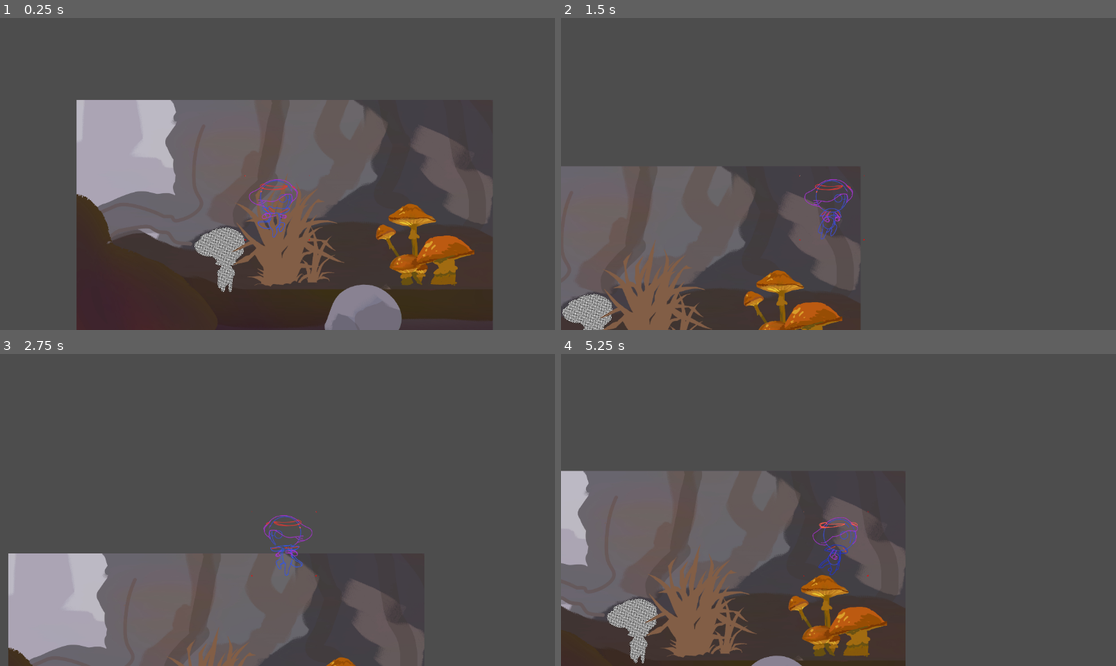
Above: before the commit, frames 1-4 (two rows, left to right).
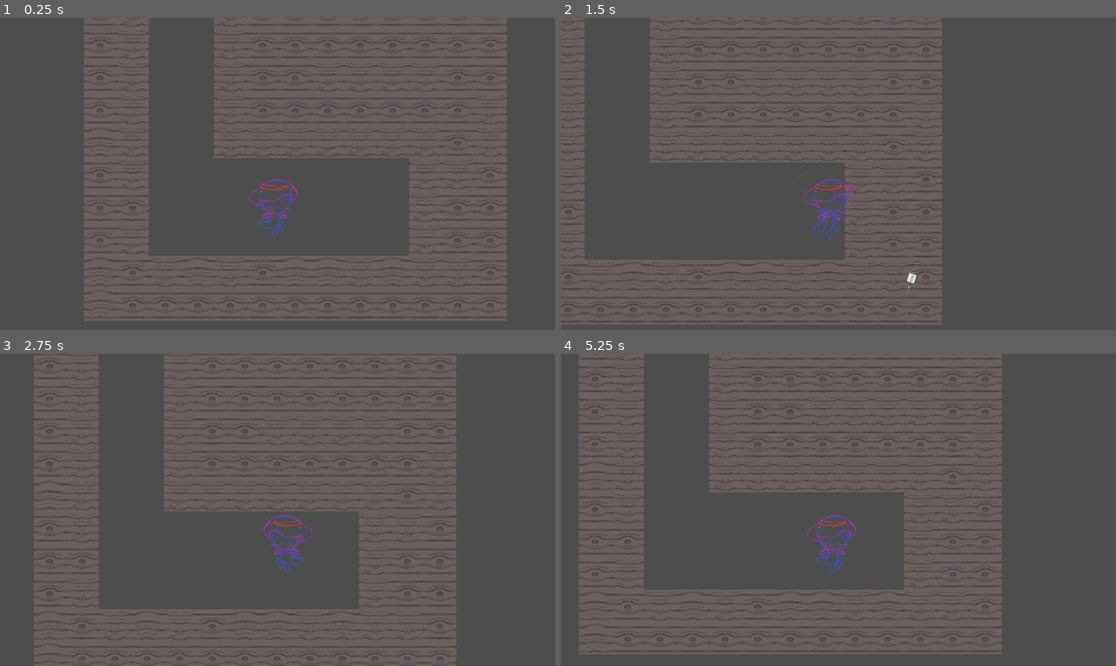
Above: after the commit, the same moments.

Repository: RodrigoCCG/Spore-Medley
Game: Godot game, scene res://Environments/MainScene.tscn
The game is run twice, just before and just after one commit, with the same random seed, the same clock (stepped at 60 frames per second) and the same inputs.
Inputs:
- Up to frame 1 (0.25 s): no input
- Up to frame 2 (1.5 s): tap Enter (ui_accept) at 0.5 s; hold Right (ui_right) from 0.53 s (still down); tap X (dash, bound only after the commit) at 0.6 s; tap Space (jump, bound only after the commit) at 0.77, 1.07 s; tap C (shoot, bound only after the commit) at 0.8, 1.35 s
- Up to frame 3 (2.75 s): tap Space (jump, bound only after the commit) at 1.52, 1.82, 2.3 s; tap Z at 1.55 s; release Right (ui_right) at 2.03 s; hold Left (ui_left) from 2.03 s (still down); hold Z from 2.03 s (still down)
- Up to frame 4 (5.25 s): release Left (ui_left) at 2.78 s; release Z at 2.78 s; hold Right (ui_right) 2.78-4.28 s; tap Space (jump, bound only after the commit) at 2.85, 3.02, 3.32, 3.77, 4.07, 4.52, 4.82 s; tap X (dash, bound only after the commit) at 3.05, 3.6 s; tap C (shoot, bound only after the commit) at 3.8, 4.35 s; hold Left (ui_left) 4.28-5.03 s; tap Z at 4.55 s; hold Right (ui_right) from 5.03 s (still down); hold Z from 5.03 s (still down)

The runs differ from the first frame. In frame 1, 53% of the frame differs, in the area x 13-92%, y 0-100%; in frame 2, 37%; in frame 3, 40%; in frame 4, 45%.

Commit message:
Wall jump overhaul, Hook Shot base

Diff:
--- a/Assets/Baby/Baby.tscn
+++ b/Assets/Baby/Baby.tscn
@@ -1,8 +1,9 @@
-[gd_scene load_steps=19 format=3 uid="uid://ic47q518di3d"]
+[gd_scene load_steps=20 format=3 uid="uid://ic47q518di3d"]
 
 [ext_resource type="Script" path="res://Assets/Baby/Scripts/BabyControl.gd" id="1_boxct"]
 [ext_resource type="Texture2D" uid="uid://qg37edwkkd77" path="res://Assets/Baby/Sprite_sheet_baby_sketches_1_standing_walking_jumping_falling_fixed.png" id="2_3jmi5"]
 [ext_resource type="Script" path="res://Assets/Camera/CameraScript.gd" id="3_04pkc"]
+[ext_resource type="PackedScene" uid="uid://ddiprpecqaag6" path="res://Assets/Baby/hook.tscn" id="4_f8wxv"]
 
 [sub_resource type="AtlasTexture" id="AtlasTexture_1wlxl"]
 atlas = ExtResource("2_3jmi5")
@@ -147,3 +148,6 @@
 [node name="Camera2D" type="Camera2D" parent="."]
 zoom = Vector2(0.45, 0.45)
 script = ExtResource("3_04pkc")
+
+[node name="Hook" parent="." instance=ExtResource("4_f8wxv")]
+position = Vector2(40, 45)
--- a/Assets/Baby/Scripts/BabyControl.gd
+++ b/Assets/Baby/Scripts/BabyControl.gd
@@ -17,7 +17,7 @@
 const DASH_DURATION = 0.5
 const DASH_COOLDOWN = 0.5
 var DASHING = false
-var WALLGRAB = false
+var WALL_JUMP = false
 # Called when the node enters the scene tree for the first time.
 func _ready():
 	pass # Replace with function body.
@@ -28,20 +28,13 @@
 	pass
 
 func _physics_process(delta):
-	#Jump Controls
-	if not is_on_floor():
-		velocity.y += gravity_mod * gravity * delta
-	if (Input.is_key_pressed(KEY_SPACE) or Input.is_key_pressed(KEY_Z)) and is_on_floor():
-		velocity.y += JUMP_SPEED
-	if is_on_wall() and !is_on_floor():
-		player_walljump(delta)
 	#Movement Controls
 	var direction = Input.get_axis("ui_left","ui_right")
+	if velocity.x < 0:
+		LAST_DIRECTION = -1
+	elif velocity.x > 0:
+		LAST_DIRECTION = 1
 	if direction and !DASHING:
-		if direction < 0:
-			LAST_DIRECTION = -1
-		elif direction > 0:
-			LAST_DIRECTION = 1
 		if direction * velocity.x < HORIZONTAL_SPEED_CAP:
 			if velocity.x * direction < 0:
 				velocity.x = 10 * direction * -1
@@ -51,59 +44,61 @@
 		elif !DASHING:
 			if is_on_floor() :velocity.x *= (1-DECCELETATION)
 			else :velocity.x *= (1-AIR_DECCELETATION)
+	#Jump Controls
+	if !is_on_floor():
+		if Input.is_action_just_pressed("jump") and is_on_wall() and direction * LAST_DIRECTION > 0 :
+			player_walljump()
+		else:
+			velocity.y += gravity_mod * gravity * delta
+	if Input.is_action_pressed("jump") and is_on_floor():
+		velocity.y += JUMP_SPEED
 	#Dash
-	if DASH_READY and Input.is_key_pressed(KEY_X):
-		player_dash(LAST_DIRECTION, delta)
-
+	if DASH_READY and Input.is_action_just_pressed("dash"):
+		player_dash(LAST_DIRECTION)
+	if Input.is_action_just_pressed("shoot"):
+		$Hook.shoot(get_viewport().size * 0.5)
 	move_and_slide()
 	handle_animation()
 
 
-func player_dash(direction, delta):
+func player_dash(direction):
 	#Set Speed and Gravity to Dashing Motion
+	DASH_READY = false
+	DASHING = true
 	velocity.x = DASH_SPEED * direction
 	velocity.y = 0
-	DASHING = true
 	var old_gravity = gravity_mod
 	gravity_mod = 0
-	DASH_READY = false
 	#Dash Duration
 	await get_tree().create_timer(DASH_DURATION).timeout
 	gravity_mod = old_gravity
 	velocity.x = HORIZONTAL_SPEED_CAP * LAST_DIRECTION
-	DASHING = false
 	#Dash Cooldown
 	await get_tree().create_timer(DASH_COOLDOWN).timeout
 	while !is_on_floor():
-		await get_tree().create_timer(delta).timeout
+		await get_tree().create_timer(1.0/60.0).timeout
+	DASHING = false
 	DASH_READY = true
 
-func player_walljump(delta):
-	if WALLGRAB: return
-	else: WALLGRAB = true
-	if (Input.is_key_pressed(KEY_SPACE) or Input.is_key_pressed(KEY_Z)):
-		WALLGRAB = false
-		return
-	while is_on_wall() and !is_on_floor():
-		await get_tree().create_timer(delta).timeout
-		if (Input.is_key_pressed(KEY_SPACE) or Input.is_key_pressed(KEY_Z)):
-			velocity.y = JUMP_SPEED
-			LAST_DIRECTION *= -1
-			velocity.x = HORIZONTAL_SPEED_CAP * LAST_DIRECTION
-			DASHING = true
-			await get_tree().create_timer(0.05).timeout
-			if is_on_wall() or is_on_floor():
-				DASHING = false
-			else:
-				await get_tree().create_timer(0.45).timeout
+func player_walljump():
+	velocity.y = JUMP_SPEED
+	velocity.x = HORIZONTAL_SPEED_CAP * -LAST_DIRECTION
+	DASHING = true
+	await get_tree().create_timer(0.05).timeout
+	while velocity.y < 0:
+		if is_on_wall():
+			break
+		if is_on_floor():
 			DASHING = false
-	WALLGRAB = false
+		await get_tree().create_timer(1.0/60.0).timeout
+	DASHING = false
 
 func handle_animation():
-	if LAST_DIRECTION < 0:
+	if velocity.x < 0:
 		animationbeta.flip_h = true
-	elif LAST_DIRECTION > 0:
+	elif velocity.x > 0:
 		animationbeta.flip_h = false
+	else : animationbeta.flip_h = LAST_DIRECTION < 0
 
 	if velocity.x != 0 and is_on_floor():
 		animationbeta.play("Walk")
--- /dev/null
+++ b/Assets/Baby/Scripts/hook.gd
@@ -0,0 +1,57 @@
+"""
+This script controls the chain.
+Based on Hook Demo by OptionalDev
+Git: https://gitlab.com/godotdemos/hook-demo
+"""
+extends Node2D
+
+var links
+var tip_body		# A slightly easier reference to the links
+var direction := Vector2(0,0)	# The direction in which the chain was shot
+var tip := Vector2(0,0)			# The global position the tip should be in
+								# We use an extra var for this, because the chain is
+								# connected to the player and thus all .position
+								# properties would get messed with when the player
+								# moves.
+
+const SPEED = 50	# The speed with which the chain moves
+
+var flying = false	# Whether the chain is moving through the air
+var hooked = false	# Whether the chain has connected to a wall
+
+func _ready():
+	links = $Links
+	tip_body = $Tip
+
+# shoot() shoots the chain in a given direction
+func shoot(dir: Vector2) -> void:
+	direction = dir.normalized()	# Normalize the direction and save it
+	flying = true					# Keep track of our current scan
+	tip = self.global_position		# reset the tip position to the player's position
+
+# release() the chain
+func release() -> void:
+	flying = false	# Not flying anymore
+	hooked = false	# Not attached anymore
+
+# Every graphics frame we update the visuals
+func _process(_delta: float) -> void:
+	self.visible = flying or hooked	# Only visible if flying or attached to something
+	if not self.visible:
+		return	# Not visible -> nothing to draw
+	var tip_loc = to_local(tip)	# Easier to work in local coordinates
+	# We rotate the links (= chain) and the tip to fit on the line between self.position (= origin = player.position) and the tip
+	links.rotation = self.position.angle_to_point(tip_loc) - deg_to_rad(90)
+	tip_body.rotation = self.position.angle_to_point(tip_loc) - deg_to_rad(90)
+	links.position = tip_loc						# The links are moved to start at the tip
+	links.region_rect.size.y = tip_loc.length()		# and get extended for the distance between (0,0) and the tip
+
+# Every physics frame we update the tip position
+func _physics_process(_delta: float) -> void:
+	tip_body.global_position = tip	# The player might have moved and thus updated the position of the tip -> reset it
+	if flying:
+		# `if move_and_collide()` always moves, but returns true if we did collide
+		if tip_body.move_and_collide(direction * SPEED):
+			hooked = true	# Got something!
+			flying = false	# Not flying anymore
+	tip = tip_body.global_position	# set `tip` as starting position for next frame
--- /dev/null
+++ b/Assets/Baby/hook.tscn
@@ -0,0 +1,32 @@
+[gd_scene load_steps=5 format=3 uid="uid://ddiprpecqaag6"]
+
+[ext_resource type="Texture2D" uid="uid://6we3adimqjhg" path="res://Placeholders/dot.png" id="1_gec0g"]
+[ext_resource type="Script" path="res://Assets/Baby/Scripts/hook.gd" id="1_t0b5j"]
+[ext_resource type="Texture2D" uid="uid://cft0dn4wa3tle" path="res://Placeholders/d2nfoao-3cee40fa-1d85-4019-9c83-8aed5ca7911c.png" id="3_2135y"]
+
+[sub_resource type="CapsuleShape2D" id="CapsuleShape2D_csxq2"]
+radius = 13.0
+height = 40.0
+
+[node name="Hook" type="Node2D"]
+script = ExtResource("1_t0b5j")
+
+[node name="Tip" type="CharacterBody2D" parent="."]
+collision_layer = 4
+collision_mask = 4
+
+[node name="CollisionShape2D" type="CollisionShape2D" parent="Tip"]
+shape = SubResource("CapsuleShape2D_csxq2")
+
+[node name="Sprite2D" type="Sprite2D" parent="Tip"]
+position = Vector2(0, -9.53674e-07)
+scale = Vector2(4, 4)
+texture = ExtResource("1_gec0g")
+
+[node name="Links" type="Sprite2D" parent="."]
+position = Vector2(0, 109.55)
+rotation = 1.5708
+scale = Vector2(0.045, 0.1)
+texture = ExtResource("3_2135y")
+region_enabled = true
+region_rect = Rect2(154.08, 50, 4000, 360)
--- a/Environments/MainScene.tscn
+++ b/Environments/MainScene.tscn
@@ -1,55 +1,11 @@
-[gd_scene load_steps=6 format=3 uid="uid://c0xev1s6rcq4r"]
+[gd_scene load_steps=3 format=3 uid="uid://c0xev1s6rcq4r"]
 
-[ext_resource type="Texture2D" uid="uid://djatkiqqvm4ja" path="res://Placeholders/concept_art_enviro_and_size_comparison.jpg" id="1_4tv1x"]
-[ext_resource type="PackedScene" uid="uid://ic47q518di3d" path="res://Assets/Baby/Baby.tscn" id="2_verq7"]
+[ext_resource type="PackedScene" uid="uid://doyka7qfid77e" path="res://Leveldesign/Stages/Stage_1.tscn" id="1_nnmrh"]
 
 [sub_resource type="CanvasItemMaterial" id="CanvasItemMaterial_s4pco"]
-
-[sub_resource type="RectangleShape2D" id="RectangleShape2D_ir0rl"]
-size = Vector2(1909, 199.5)
-
-[sub_resource type="RectangleShape2D" id="RectangleShape2D_81607"]
-size = Vector2(129, 1071.5)
 
 [node name="MainScene" type="Node2D"]
 material = SubResource("CanvasItemMaterial_s4pco")
 position = Vector2(0, -1)
 
-[node name="CanvasLayer" type="CanvasLayer" parent="."]
-
-[node name="StaticBody2D" type="StaticBody2D" parent="."]
-
-[node name="ConceptArtEnviroAndSizeComparison" type="Sprite2D" parent="StaticBody2D"]
-z_index = -1
-position = Vector2(-3, -1)
-texture = ExtResource("1_4tv1x")
-
-[node name="CollisionShape2D" type="CollisionShape2D" parent="StaticBody2D"]
-position = Vector2(-2.5, 434.75)
-shape = SubResource("RectangleShape2D_ir0rl")
-
-[node name="CollisionShape2D2" type="CollisionShape2D" parent="StaticBody2D"]
-position = Vector2(-1018, -1)
-shape = SubResource("RectangleShape2D_81607")
-
-[node name="CollisionShape2D3" type="CollisionShape2D" parent="StaticBody2D"]
-position = Vector2(1017, -1)
-shape = SubResource("RectangleShape2D_81607")
-
-[node name="CharacterBody2D" parent="." instance=ExtResource("2_verq7")]
-self_modulate = Color(1, 0.231373, 1, 1)
-position = Vector2(-37, 52)
-
-[node name="StaticBody2D2" type="StaticBody2D" parent="."]
-
-[node name="CollisionPolygon2D" type="CollisionPolygon2D" parent="StaticBody2D2"]
-position = Vector2(-56, 78)
-scale = Vector2(1.33984, 1.33546)
-polygon = PackedVector2Array(471, -105, 394, -56, 554, -58)
-one_way_collision = true
-
-[node name="StaticBody2D3" type="StaticBody2D" parent="."]
-
-[node name="CollisionPolygon2D" type="CollisionPolygon2D" parent="StaticBody2D3"]
-polygon = PackedVector2Array(603, 205, 656, 101, 775, 84, 866, 155)
-one_way_collision = true
+[node name="Stage1" parent="." instance=ExtResource("1_nnmrh")]
--- a/Leveldesign/Stages/Stage_1.tscn
+++ b/Leveldesign/Stages/Stage_1.tscn
@@ -32,7 +32,7 @@
 terrain_set_0/mode = 0
 sources/0 = SubResource("TileSetAtlasSource_w1ydt")
 
-[node name="Node2D" type="Node2D"]
+[node name="Stage1" type="Node2D"]
 
 [node name="TileMap" type="TileMap" parent="."]
 tile_set = SubResource("TileSet_d6ak0")
--- a/project.godot
+++ b/project.godot
@@ -14,3 +14,57 @@
 run/main_scene="res://Environments/MainScene.tscn"
 config/features=PackedStringArray("4.2", "Forward Plus")
 config/icon="res://icon.svg"
+
+[input]
+
+left={
+"deadzone": 0.5,
+"events": [Object(InputEventKey,"resource_local_to_scene":false,"resource_name":"","device":-1,"window_id":0,"alt_pressed":false,"shift_pressed":false,"ctrl_pressed":false,"meta_pressed":false,"pressed":false,"keycode":0,"physical_keycode":65,"key_label":0,"unicode":97,"echo":false,"script":null)
+, Object(InputEventKey,"resource_local_to_scene":false,"resource_name":"","device":-1,"window_id":0,"alt_pressed":false,"shift_pressed":false,"ctrl_pressed":false,"meta_pressed":false,"pressed":false,"keycode":0,"physical_keycode":4194319,"key_label":0,"unicode":0,"echo":false,"script":null)
+]
+}
+right={
+"deadzone": 0.5,
+"events": [Object(InputEventKey,"resource_local_to_scene":false,"resource_name":"","device":-1,"window_id":0,"alt_pressed":false,"shift_pressed":false,"ctrl_pressed":false,"meta_pressed":false,"pressed":false,"keycode":0,"physical_keycode":68,"key_label":0,"unicode":100,"echo":false,"script":null)
+, Object(InputEventKey,"resource_local_to_scene":false,"resource_name":"","device":-1,"window_id":0,"alt_pressed":false,"shift_pressed":false,"ctrl_pressed":false,"meta_pressed":false,"pressed":false,"keycode":0,"physical_keycode":4194321,"key_label":0,"unicode":0,"echo":false,"script":null)
+]
+}
+up={
+"deadzone": 0.5,
+"events": [Object(InputEventKey,"resource_local_to_scene":false,"resource_name":"","device":-1,"window_id":0,"alt_pressed":false,"shift_pressed":false,"ctrl_pressed":false,"meta_pressed":false,"pressed":false,"keycode":0,"physical_keycode":87,"key_label":0,"unicode":119,"echo":false,"script":null)
+, Object(InputEventKey,"resource_local_to_scene":false,"resource_name":"","device":-1,"window_id":0,"alt_pressed":false,"shift_pressed":false,"ctrl_pressed":false,"meta_pressed":false,"pressed":false,"keycode":0,"physical_keycode":4194320,"key_label":0,"unicode":0,"echo":false,"script":null)
+]
+}
+down={
+"deadzone": 0.5,
+"events": [Object(InputEventKey,"resource_local_to_scene":false,"resource_name":"","device":-1,"window_id":0,"alt_pressed":false,"shift_pressed":false,"ctrl_pressed":false,"meta_pressed":false,"pressed":false,"keycode":0,"physical_keycode":83,"key_label":0,"unicode":115,"echo":false,"script":null)
+, Object(InputEventKey,"resource_local_to_scene":false,"resource_name":"","device":-1,"window_id":0,"alt_pressed":false,"shift_pressed":false,"ctrl_pressed":false,"meta_pressed":false,"pressed":false,"keycode":0,"physical_keycode":4194322,"key_label":0,"unicode":0,"echo":false,"script":null)
+]
+}
+jump={
+"deadzone": 0.5,
+"events": [Object(InputEventKey,"resource_local_to_scene":false,"resource_name":"","device":-1,"window_id":0,"alt_pressed":false,"shift_pressed":false,"ctrl_pressed":false,"meta_pressed":false,"pressed":false,"keycode":0,"physical_keycode":32,"key_label":0,"unicode":32,"echo":false,"script":null)
+, Object(InputEventKey,"resource_local_to_scene":false,"resource_name":"","device":-1,"window_id":0,"alt_pressed":false,"shift_pressed":false,"ctrl_pressed":false,"meta_pressed":false,"pressed":false,"keycode":0,"physical_keycode":90,"key_label":0,"unicode":122,"echo":false,"script":null)
+, Object(InputEventKey,"resource_local_to_scene":false,"resource_name":"","device":-1,"window_id":0,"alt_pressed":false,"shift_pressed":false,"ctrl_pressed":false,"meta_pressed":false,"pressed":false,"keycode":0,"physical_keycode":74,"key_label":0,"unicode":106,"echo":false,"script":null)
+]
+}
+shoot={
+"deadzone": 0.5,
+"events": [Object(InputEventKey,"resource_local_to_scene":false,"resource_name":"","device":-1,"window_id":0,"alt_pressed":false,"shift_pressed":false,"ctrl_pressed":false,"meta_pressed":false,"pressed":false,"keycode":0,"physical_keycode":67,"key_label":0,"unicode":99,"echo":false,"script":null)
+, Object(InputEventKey,"resource_local_to_scene":false,"resource_name":"","device":-1,"window_id":0,"alt_pressed":false,"shift_pressed":false,"ctrl_pressed":false,"meta_pressed":false,"pressed":false,"keycode":76,"physical_keycode":76,"key_label":76,"unicode":108,"echo":false,"script":null)
+, Object(InputEventMouseButton,"resource_local_to_scene":false,"resource_name":"","device":-1,"window_id":0,"alt_pressed":false,"shift_pressed":false,"ctrl_pressed":false,"meta_pressed":false,"button_mask":0,"position":Vector2(0, 0),"global_position":Vector2(0, 0),"factor":1.0,"button_index":2,"canceled":false,"pressed":false,"double_click":false,"script":null)
+]
+}
+dash={
+"deadzone": 0.5,
+"events": [Object(InputEventKey,"resource_local_to_scene":false,"resource_name":"","device":-1,"window_id":0,"alt_pressed":false,"shift_pressed":false,"ctrl_pressed":false,"meta_pressed":false,"pressed":false,"keycode":0,"physical_keycode":88,"key_label":0,"unicode":120,"echo":false,"script":null)
+, Object(InputEventKey,"resource_local_to_scene":false,"resource_name":"","device":-1,"window_id":0,"alt_pressed":false,"shift_pressed":false,"ctrl_pressed":false,"meta_pressed":false,"pressed":false,"keycode":0,"physical_keycode":75,"key_label":0,"unicode":107,"echo":false,"script":null)
+, Object(InputEventMouseButton,"resource_local_to_scene":false,"resource_name":"","device":-1,"window_id":0,"alt_pressed":false,"shift_pressed":false,"ctrl_pressed":false,"meta_pressed":false,"button_mask":0,"position":Vector2(0, 0),"global_position":Vector2(0, 0),"factor":1.0,"button_index":1,"canceled":false,"pressed":false,"double_click":false,"script":null)
+]
+}
+
+[layer_names]
+
+2d_render/layer_1="Ground"
+2d_render/layer_2="Player"
+2d_render/layer_3="Hook"
--- /dev/null
+++ b/test_scene.tscn
@@ -0,0 +1,51 @@
+[gd_scene load_steps=5 format=3 uid="uid://cyxut3ucu3c04"]
+
+[ext_resource type="Texture2D" uid="uid://djatkiqqvm4ja" path="res://Placeholders/concept_art_enviro_and_size_comparison.jpg" id="1_cgcy0"]
+[ext_resource type="PackedScene" uid="uid://ic47q518di3d" path="res://Assets/Baby/Baby.tscn" id="2_4xbi0"]
+
+[sub_resource type="RectangleShape2D" id="RectangleShape2D_hfxy5"]
+size = Vector2(1909, 199.5)
+
+[sub_resource type="RectangleShape2D" id="RectangleShape2D_g0r03"]
+size = Vector2(129, 1071.5)
+
+[node name="Test_Scene" type="Node2D"]
+
+[node name="CanvasLayer" type="CanvasLayer" parent="."]
+
+[node name="StaticBody2D" type="StaticBody2D" parent="."]
+
+[node name="ConceptArtEnviroAndSizeComparison" type="Sprite2D" parent="StaticBody2D"]
+z_index = -1
+position = Vector2(-3, -1)
+texture = ExtResource("1_cgcy0")
+
+[node name="CollisionShape2D" type="CollisionShape2D" parent="StaticBody2D"]
+position = Vector2(-2.5, 434.75)
+shape = SubResource("RectangleShape2D_hfxy5")
+
+[node name="CollisionShape2D2" type="CollisionShape2D" parent="StaticBody2D"]
+position = Vector2(-1018, -1)
+shape = SubResource("RectangleShape2D_g0r03")
+
+[node name="CollisionShape2D3" type="CollisionShape2D" parent="StaticBody2D"]
+position = Vector2(1017, -1)
+shape = SubResource("RectangleShape2D_g0r03")
+
+[node name="CharacterBody2D" parent="." instance=ExtResource("2_4xbi0")]
+self_modulate = Color(1, 0.231373, 1, 1)
+position = Vector2(-37, 52)
+
+[node name="StaticBody2D2" type="StaticBody2D" parent="."]
+
+[node name="CollisionPolygon2D" type="CollisionPolygon2D" parent="StaticBody2D2"]
+position = Vector2(-56, 78)
+scale = Vector2(1.33984, 1.33546)
+polygon = PackedVector2Array(471, -105, 394, -56, 554, -58)
+one_way_collision = true
+
+[node name="StaticBody2D3" type="StaticBody2D" parent="."]
+
+[node name="CollisionPolygon2D" type="CollisionPolygon2D" parent="StaticBody2D3"]
+polygon = PackedVector2Array(603, 205, 656, 101, 775, 84, 866, 155)
+one_way_collision = true
Binary file added: Placeholders/d2nfoao-3cee40fa-1d85-4019-9c83-8aed5ca7911c.png
Not shown, added: Placeholders/d2nfoao-3cee40fa-1d85-4019-9c83-8aed5ca7911c.png.import
Binary file added: Placeholders/dot.png
Not shown, added: Placeholders/dot.png.import
